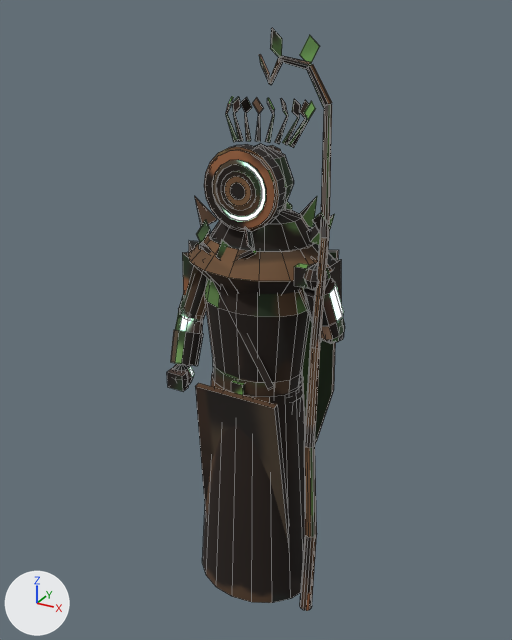
What one commit did to the Blender file assets/models/src/grove_voice.blend.
One viewpoint serves both versions: a 50 mm lens placed at (1.33, -2.42, 2.58), pointed at (-0.03, 0.05, 1.34). Lighting does not change. The marker at lower left points along +X, +Y and +Z. The first picture is the older version. Mesh edges are drawn as thin lines.

In view in the first picture: 'GroveVoiceMesh'.
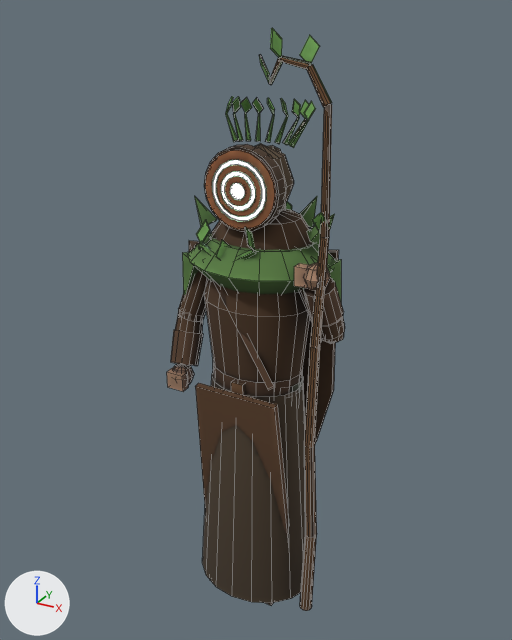
What differs and where, as boxes (x1, y1, x2, y2) in the pictures (512 x 640 px):
part 1 of me_grovevoicemesh, added (mostly hidden)
    after: (290, 376, 303, 394)
part 2 of me_grovevoicemesh, surface changed
    both: (167, 28, 345, 611)

What changed in the scene script:
```text
Change me_grovevoicemesh:
    used by ob_grovevoicemesh; location = (0.0, 0.0, 0.0)
    remove me_grovevoicemesh.from_pydata(...)  # 1966 vertices, 1456 faces; spans x -0.37..0.41, y -0.24..0.31, z 0.0..2.52
    add me_grovevoicemesh.from_pydata(...)  # 2106 vertices, 1588 faces; spans x -0.37..0.41, y -0.24..0.31, z 0.0..2.52
    me_grovevoicemesh part 1: the loose piece of 24 vertices spanning x 0.01..0.21, y -0.1..0.1, z 0.59..1.05 is copied, and the copy is scaled about its middle by (1, 1, 1.16), then moved by (0.0, 0.0, 0.04); it spans x 0.01..0.21, y -0.1..0.1, z 0.58..1.12
    me_grovevoicemesh part 2: 1304 kept faces spanning x -0.37..0.41, y -0.24..0.31, z 0.04..2.52 get new texture (UV) coordinates
    other edits to the shape of me_grovevoicemesh do not show in these pictures
```
